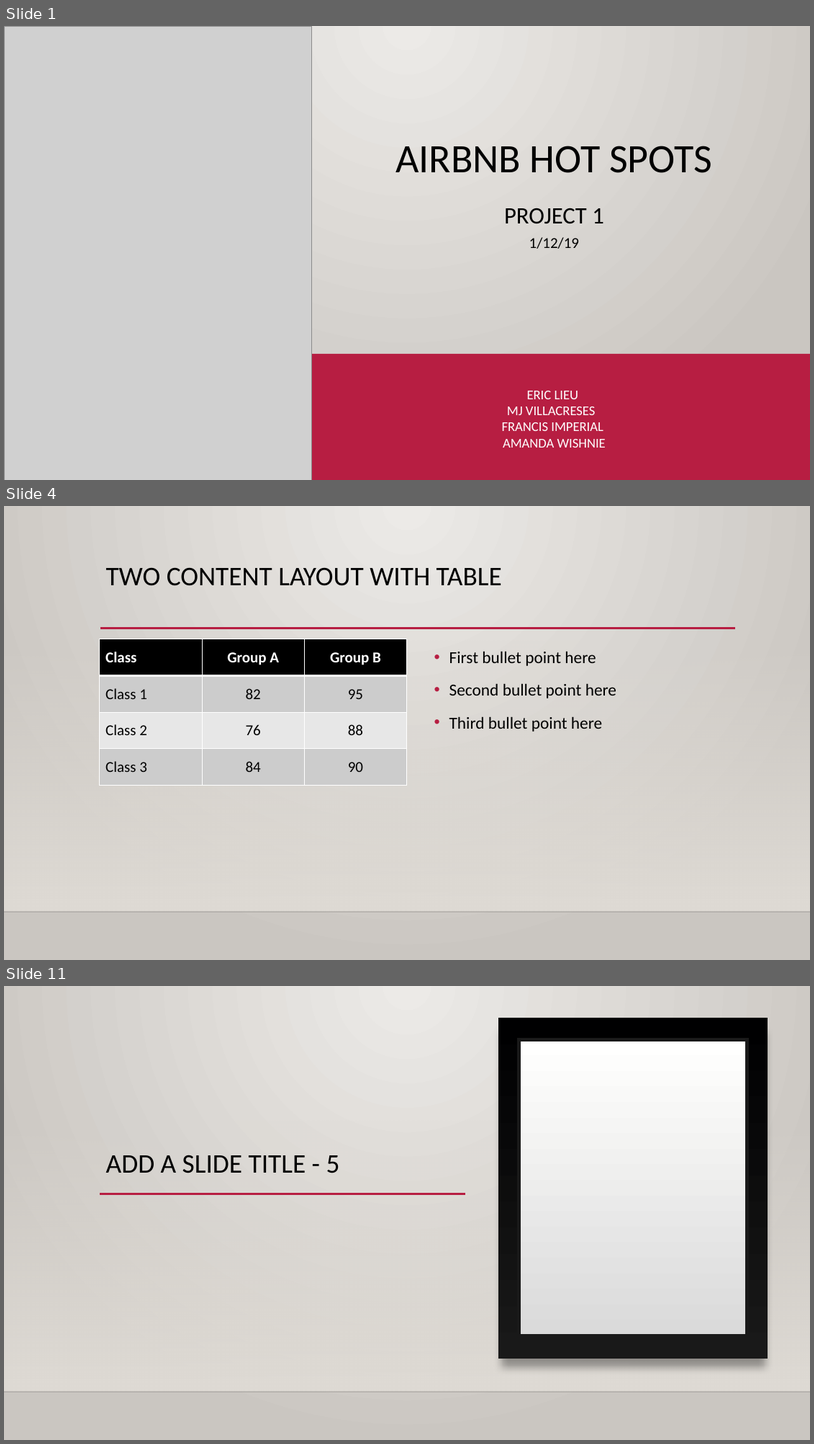
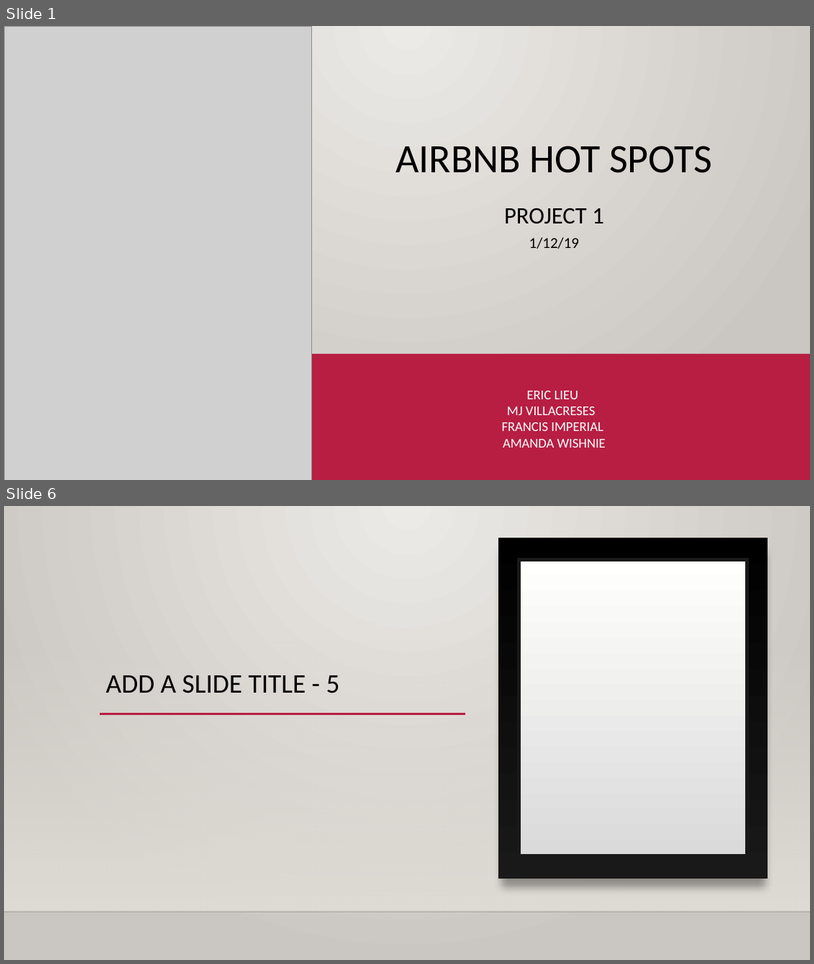
Before and after one commit to mjvillacresesn/Airbnb, a slide deck: AirBnB_HotSpots.pptx. Shown one above the other, each under a label of ours: slides 1, 4 and 11 before the commit, slides 1 and 6 after it; the slides between them are not shown. The pictures are 814x1444 and 814x964 pixels, drawn with LibreOffice and Linux fonts; fonts in the diff are those of the drawing; grey boxes stand for pictures; background and template pictures are left out. Boxes give left, top, right and bottom in pixels: in the first picture for what was removed or moved away, otherwise in the second. Text is boxed around its words. In the diff, an @@ line names an element or a change of style, - is before the commit and + after.

```diff
--- a/AirBnB_HotSpots.pptx
+++ b/AirBnB_HotSpots.pptx
@@ slide 4 removed at box(4, 506, 810, 960), background gradient #ECEAE7 to #CAC7C1; not listed: 2 template elements that a slide beside it also shows @@
@@ title removed at box(106, 567, 502, 586) @@
-TWO CONTENT LAYOUT WITH TABLE
@@ line removed from (100, 628) to (736, 628) @@
@@ table removed at box(100, 639, 406, 785), 4 rows, 3 columns @@
-Class | Group A | Group B
-Class 1 | 82 | 95
-Class 2 | 76 | 88
-Class 3 | 84 | 90
@@ text removed at box(450, 651, 617, 731) @@
-• First bullet point here
-• Second bullet point here
-• Third bullet point here
@@ what was slide 11 is now slide 6 @@
```
Also in this commit, not shown: 1 slide changed, 3 slides added, 7 other slides removed.
